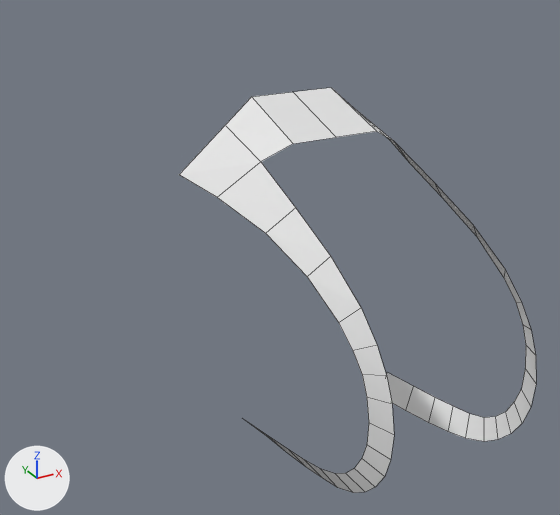
Renders of the Blender file Ornithopter.blend from each side of a commit.
Both versions are drawn from a camera (50 mm lens) standing at (-2.76, -9.7, 4.79) and looking at (-0.12, -4.9, 2.38). Lighting does not change. The marker at lower left points along +X, +Y and +Z. Mesh edges are drawn as thin lines.

Before the edit, the objects in view are built like this:
```python
me_plane = bpy.data.meshes.new('Plane')
me_plane.from_pydata(...)  # 42 vertices, 20 faces; spans x -0.9..0.0, y -0.73..1.34, z 1.21..3.64
# before: 26 (-0.64, 0.02, 2.86) at pixel (307, 276)
ob_plane = bpy.data.objects.new('Plane', me_plane)
ob_plane.location = (0.0, -6.208, 0.0)
_m = ob_plane.modifiers.new('Mirror', 'MIRROR')
```
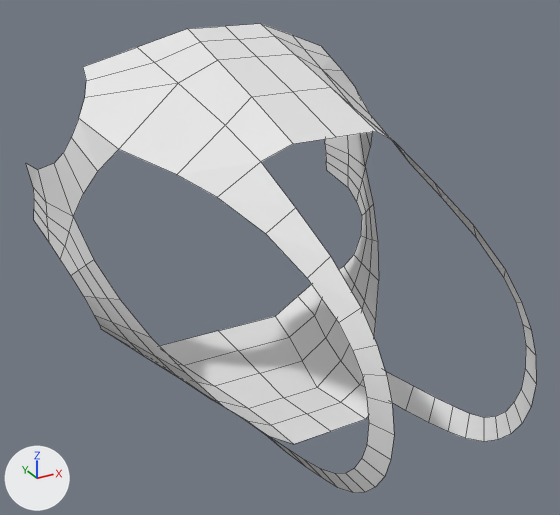
Pixel boxes (x1, y1, x2, y2) of what changed, in the pictures (560 x 515 px; the box of a moved part takes in the faces that stretch with it):
'Plane', reshaped (43% wider, 16% taller)
    before: (179, 88, 536, 493)
    after: (26, 24, 536, 493)
part 1 of me_plane, built on
    before: (179, 126, 408, 440)
    after: (26, 24, 408, 444)
part 2 of me_plane, moved or reshaped
    before: (266, 184, 505, 322)
    after: (266, 183, 505, 322)

What changed in the scene script:
```text
Change me_plane:
    used by ob_plane; location = (0.0, -6.208, 0.0)
    verts and faces of me_plane; kept vertices keep their numbers, new ones are numbered from 42
    remove me_plane.from_pydata(...)  # 42 vertices, 20 faces; spans x -0.9..0.0, y -0.73..1.34, z 1.21..3.64
    add me_plane.from_pydata(...)  # 113 vertices, 71 faces; spans x -1.55..0.0, y -0.73..3.3, z 0.98..3.97
    me_plane part 1
    1 vertex is removed from x -0.53, y 0.77, z 1.21
    1 face is deleted
    1 vertex moves from x -0.9, y 1.34, z 3.16 to x -0.91, y 1.34, z 3.16
    67 vertices are added at x -1.55..0.0, y 0.7..3.3, z 0.98..3.97
    5 new vertices lie (0.33, 0.0, 0.0) away from vertices in x -0.33, y 0.7..2.45, z 1.05..3.97
    52 new faces join them
    me_plane part 2
    add verts[26] = (-0.64, 0.02, 2.86)  # moved, pixel (307, 278)
```
